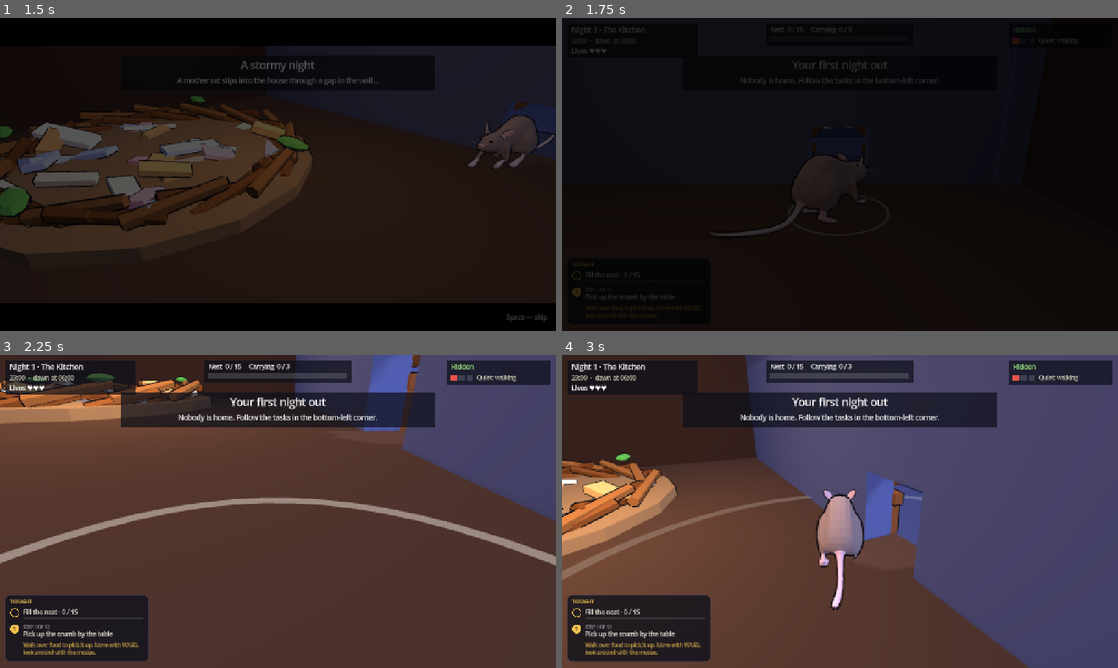
Above: before the commit, frames 1-4 (two rows, left to right).
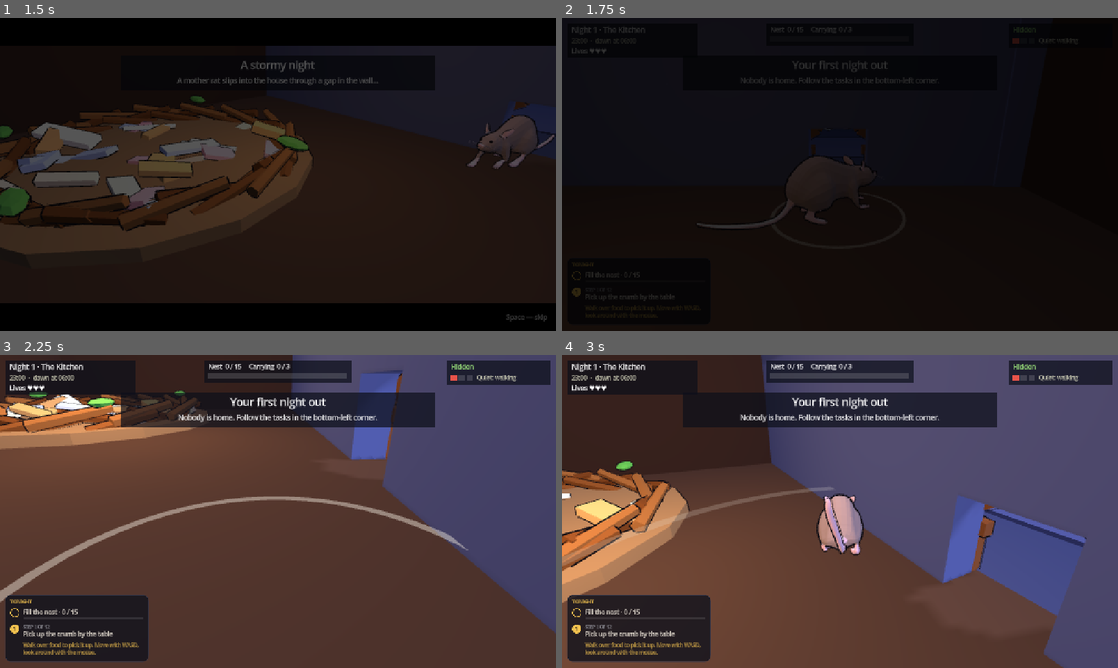
Above: after the commit, the same moments.

Repository: SergeyChere/kitchen-rat
Game: Godot game, scene res://scenes/main.tscn
The game is run twice, just before and just after one commit, with the same random seed, the same clock (stepped at 60 frames per second) and the same inputs.
Inputs (mouse positions are in pixels of both pictures, inside the frame that each line leads up to):
- Up to frame 1 (1.5 s): click "Play" at 0.5 s; tap Enter (ui_accept) at 1.25 s; move the mouse to (400, 158) at 1.27 s; hold D (right) from 1.28 s (still down); tap G (drop) at 1.35 s; click (400, 158) at 1.42 s
- Up to frame 2 (1.75 s): keep holding D (right); tap Space (jump) at 1.52 s; tap Q (pups) at 1.55 s
- Up to frame 3 (2.25 s): tap Space (jump) at 1.82 s; move the mouse to (250, 511) at 2.02 s; release D (right) at 2.03 s; hold W (forward) from 2.03 s (still down); tap Q (pups) at 2.1 s
- Up to frame 4 (3 s): keep holding W (forward); tap Space (jump) at 2.27, 2.57 s; tap F (push) at 2.3 s; move the mouse to (851, 505) at 2.77 s; hold F (push) from 2.78 s (still down)

Frame 1 is identical in both runs. In frame 2, 0.7% of the frame differs, in the area x 24-57%, y 34-70%; in frame 3, 17%; in frame 4, 21%, in the area x 0-95%, y 0-100%.

Commit message:
Movement feel from GDQuest's 3D third-person controller (MIT)
- Velocity eases toward the wanted one (lerp × acceleration), dead stop under a small speed,
  little air control
- The body turns smoothly toward the last clear input direction
- Hop goes higher while Space is held; landing after any fall plays and slows her by the drop
- Nudge off walls when pushing but not moving
- Walk or run chosen by her actual speed, animation speed follows it
- Camera follows the ground height (eased), so hops don't bob the view
THIRD_PARTY.md carries GDQuest's MIT notice; none of their (non-commercial) art is used.

Co-Authored-By: Claude Opus 5.5 <noreply@anthropic.com>
Claude-Session: https://claude.ai/code/session_01LGEfjFxgRKjjvXcK5grQ7w

Diff:
--- a/godot/scripts/follow_camera.gd
+++ b/godot/scripts/follow_camera.gd
@@ -18,6 +18,10 @@
 var pitch := -16.0
 var arm: SpringArm3D
 var cam: Camera3D
+## From GDQuest's third-person controller (MIT): the camera follows the height of the ground she stands on, eased, not
+## her body, so hops and little drops don't bob the view.
+var _ground_y := INF
+var _pivot_y := INF
 
 
 func _ready() -> void:
@@ -39,6 +43,8 @@
 func snap(new_yaw: float) -> void:
 	yaw = new_yaw
 	pitch = -16.0
+	_ground_y = INF
+	_pivot_y = INF
 
 
 func _unhandled_input(e: InputEvent) -> void:
@@ -78,7 +84,13 @@
 		# up on the cabinets, right under the ceiling: a closer, flatter view so the camera doesn't scrape along the
 		# ceiling and walls (and look into them)
 		var high := clampf((target.global_position.y - 1.6) / 0.5, 0.0, 1.0)
-		global_position = target.global_position + Vector3.UP * lerpf(height, 0.07, high)
+		var ty := target.global_position.y
+		var grounded := rat == null or rat.is_on_floor() or rat.jumping or rat.carrier != null
+		if _ground_y == INF or grounded or ty < _ground_y:
+			_ground_y = ty
+		var want_y := _ground_y + lerpf(height, 0.07, high)
+		_pivot_y = want_y if _pivot_y == INF else lerpf(_pivot_y, want_y, clampf(_dt * 8.0, 0.0, 1.0))
+		global_position = Vector3(target.global_position.x, _pivot_y, target.global_position.z)
 		global_position.y = minf(global_position.y, Rat.CEILING - 0.12)
 		arm.spring_length = lerpf(distance, 0.5, high)
 		if high > 0.0:
--- a/godot/scripts/rat.gd
+++ b/godot/scripts/rat.gd
@@ -43,6 +43,19 @@
 var stuck_t := 0.0  # caught in sticky tape, a cage or spray
 
 var _sneak_toggle := false
+## Movement feel ported from GDQuest's Godot 4 3D third-person controller (MIT, see THIRD_PARTY.md):
+## velocity eases toward the wanted one (lerp × acceleration), a dead stop under a small speed, the body turns toward
+## the last clear input direction (not every tiny stick wobble), a jump that goes higher while Space is held, and a
+## nudge off walls when she's pushing but not moving.
+var acceleration := 10.0
+var air_acceleration := 2.0
+var rotation_speed := 12.0
+var stopping_speed := 0.05
+var hop_impulse := 1.7
+var hop_hold_force := 6.0
+var _last_strong_dir := Vector3.BACK
+var _was_on_floor := true
+var _air_top := 0.0
 var _jump_up := false
 var _from := Vector3.ZERO
 var _to := Vector3.ZERO
@@ -135,6 +148,7 @@
 	velocity = Vector3.ZERO
 	hide_spot = null
 	in_nest = false
+	_was_on_floor = true
 
 
 func _physics_process(dt: float) -> void:
@@ -183,25 +197,41 @@
 	var d := Vector3.ZERO if sniffing else (fwd * mv.y + right * mv.x)
 	var spd := run_speed if running else (sneak_speed if sneaking else walk_speed)
 	spd *= 0.5 if dragging() else maxf(0.45, 1.0 - 0.18 * carry_weight())  # loaded she's clearly slower
-	if d.length() > 0.01:
-		rotation.y = rotate_toward(rotation.y, Nights.yaw_to(d), 10.0 * dt)
+	if d.length() > 0.2:
+		_last_strong_dir = d.normalized()
+	if d.length() > 0.01 or not is_on_floor():
+		rotation.y = lerp_angle(rotation.y, Nights.yaw_to(_last_strong_dir), clampf(dt * rotation_speed, 0.0, 1.0))
 
 	if _land_t > 0.0:
 		spd *= 0.4  # getting up after a landing (longer after a big drop)
 	var before := global_position
-	# a little weight: she speeds up and slows down over a moment (slower to get going with a load)
-	var want := Vector2(d.x, d.z) * spd
-	var cur := Vector2(velocity.x, velocity.z)
-	var rate := (9.0 * (1.0 - 0.12 * carry_weight())) if want.length() > cur.length() * 0.9 else 7.0
-	if not is_on_floor():
-		rate *= 0.15  # in the air she keeps her momentum
-	cur = cur.move_toward(want, rate * dt)
-	velocity.x = cur.x
-	velocity.z = cur.y
+	# velocity eases toward the wanted one; in the air she mostly keeps her momentum
+	var acc := (acceleration * (1.0 - 0.12 * carry_weight())) if is_on_floor() else air_acceleration
+	var want := d * spd
+	var y_vel := velocity.y
+	velocity.y = 0.0
+	velocity = velocity.lerp(want, clampf(acc * dt, 0.0, 1.0))
+	if want.length() < 0.001 and velocity.length() < stopping_speed:
+		velocity = Vector3.ZERO
+	velocity.y = y_vel
 	if is_on_floor() and velocity.y < 0.0:
 		velocity.y = -0.5
 	velocity.y -= gravity * dt
+	if not is_on_floor() and velocity.y > 0.0 and Input.is_action_pressed("jump"):
+		velocity.y += hop_hold_force * dt  # hold Space: a higher hop
 	move_and_slide()
+	# pushing but not moving: slide off the wall a little (stuck on a corner)
+	if (global_position - before).length() < 0.0002 and Vector2(velocity.x, velocity.z).length() > 0.05 and get_slide_collision_count() > 0:
+		global_position += get_wall_normal() * 0.004
+	# landing after a fall or a hop (the aimed jumps land on their own)
+	if not is_on_floor():
+		_air_top = maxf(_air_top, global_position.y) if not _was_on_floor else global_position.y
+	elif not _was_on_floor:
+		var drop := _air_top - global_position.y
+		if drop > 0.05:
+			landed.emit(drop)
+			_land_t = clampf(0.08 + drop * 0.35, 0.08, 0.5)
+	_was_on_floor = is_on_floor()
 	var moved := global_position - before
 	moved.y = 0.0
 	move_speed = moved.length() / dt if dt > 0.0 else 0.0
@@ -226,7 +256,7 @@
 			_start_jump(_target, _target_up)
 		elif is_on_floor():
 			# a hop forward: front paws first, like a real rat (not straight up like a ball)
-			velocity.y = 2.2
+			velocity.y = hop_impulse
 			var fw := global_transform.basis.z
 			velocity.x += fw.x * 0.9
 			velocity.z += fw.z * 0.9
@@ -410,7 +440,9 @@
 	elif sniffing:
 		clip = "sniff"
 	elif moving():
-		clip = "drag" if dragging() else ("run" if running else ("sneak" if sneaking else ("carry_walk" if not carried.is_empty() else "walk")))
+		# walk or run by how fast she actually goes (she eases into a run), as in GDQuest's walk/run blend
+		var fast := move_speed > (walk_speed + run_speed) * 0.5
+		clip = "drag" if dragging() else ("run" if fast else ("sneak" if sneaking else ("carry_walk" if not carried.is_empty() else "walk")))
 	anim.play(clip)
-	var base := run_speed if running else (sneak_speed if sneaking else walk_speed)
-	anim.set_speed(clampf(move_speed / base, 0.6, 1.4) if moving() and not jumping else 1.0)
+	var base := run_speed if clip == "run" else (sneak_speed if sneaking else walk_speed)
+	anim.set_speed(clampf(move_speed / base, 0.5, 1.5) if moving() and not jumping else 1.0)
--- a/godot/scripts/tester.gd
+++ b/godot/scripts/tester.gd
@@ -39,6 +39,30 @@
 			await _wait(host, 2.0)
 			var v := g.vacuum
 			print("t %.0f vac %s on %s vis %s path %d stun %.1f rat %s" % [g.night_time, str(v.global_position), v.on, v.visible, v.path.size(), v._stun, str(g.rat.global_position)])
+		host.get_tree().quit()
+		return
+	if name == "feel":  # a little run for a video of the movement
+		var r := g.rat
+		r.teleport(Nights.world(300, 500, 1), PI)
+		g.cam.snap(PI)
+		await _wait(host, 0.5)
+		Input.action_press("forward")
+		await _wait(host, 1.2)
+		Input.action_press("run")
+		await _wait(host, 1.0)
+		Input.action_press("left")
+		await _wait(host, 0.8)
+		Input.action_release("left")
+		Input.action_release("run")
+		await _press(host, "jump")
+		Input.action_press("jump")
+		await _wait(host, 0.4)
+		Input.action_release("jump")
+		await _wait(host, 0.8)
+		Input.action_release("forward")
+		await _wait(host, 0.6)
+		await _press(host, "jump")
+		await _wait(host, 1.2)
 		host.get_tree().quit()
 		return
 	if name == "crouch":
Not shown, added: THIRD_PARTY.md
